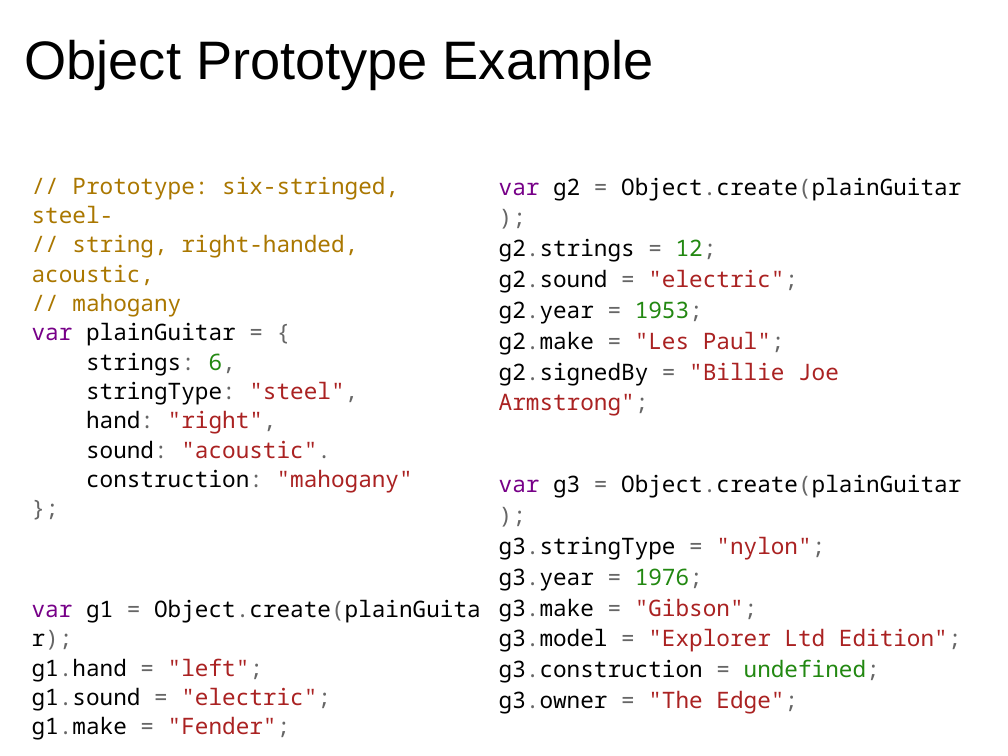
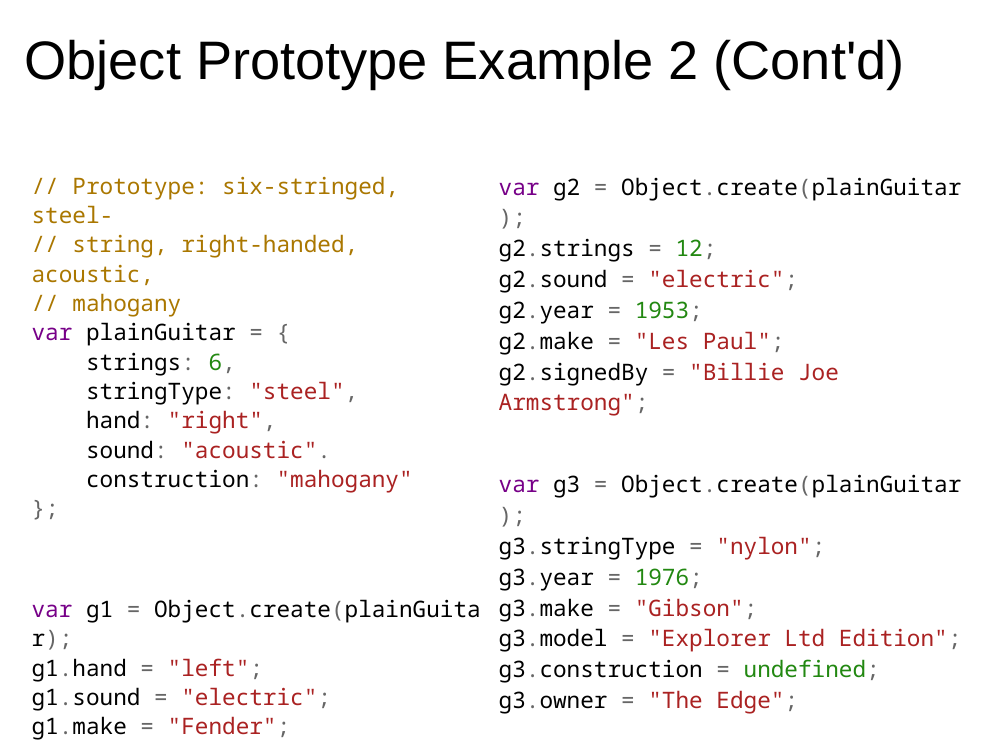
Before and after one commit to dondi/javascript-book, a slide deck: slide 27 of presentations/Chapter_3_Presentation.ppt (slide 26 before the commit). Drawn at 1008x756 pixels with LibreOffice and Linux fonts; fonts in the diff are those of the drawing; background and template pictures are left out. Boxes give left, top, right and bottom in pixels: in the first picture for what was removed or moved away, otherwise in the second. Text is boxed around its words. In the diff, an @@ line names an element or a change of style, - is before the commit and + after.

```diff
--- a/presentations/Chapter_3_Presentation.ppt
+++ b/presentations/Chapter_3_Presentation.ppt
@@ title at (25,39,905,89): text changed @@
-Object Prototype Example
+Object Prototype Example 2 (Cont'd)
```
Also in this commit, not shown: 3 other slides changed, 1 slide added.
